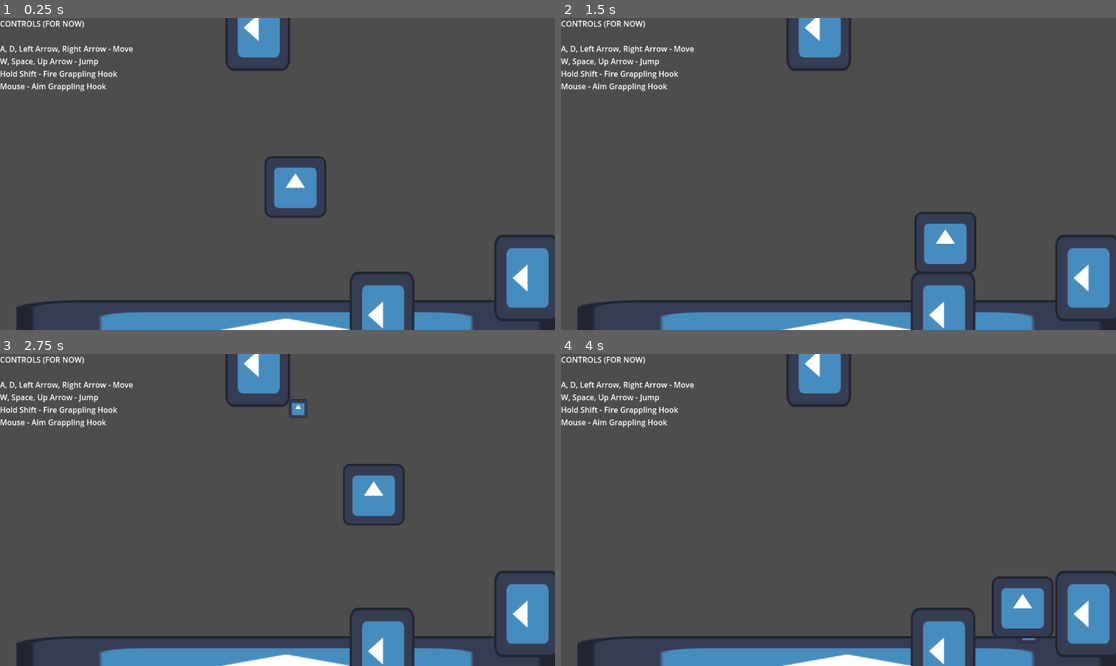
Above: before the commit, frames 1-4 (two rows, left to right).
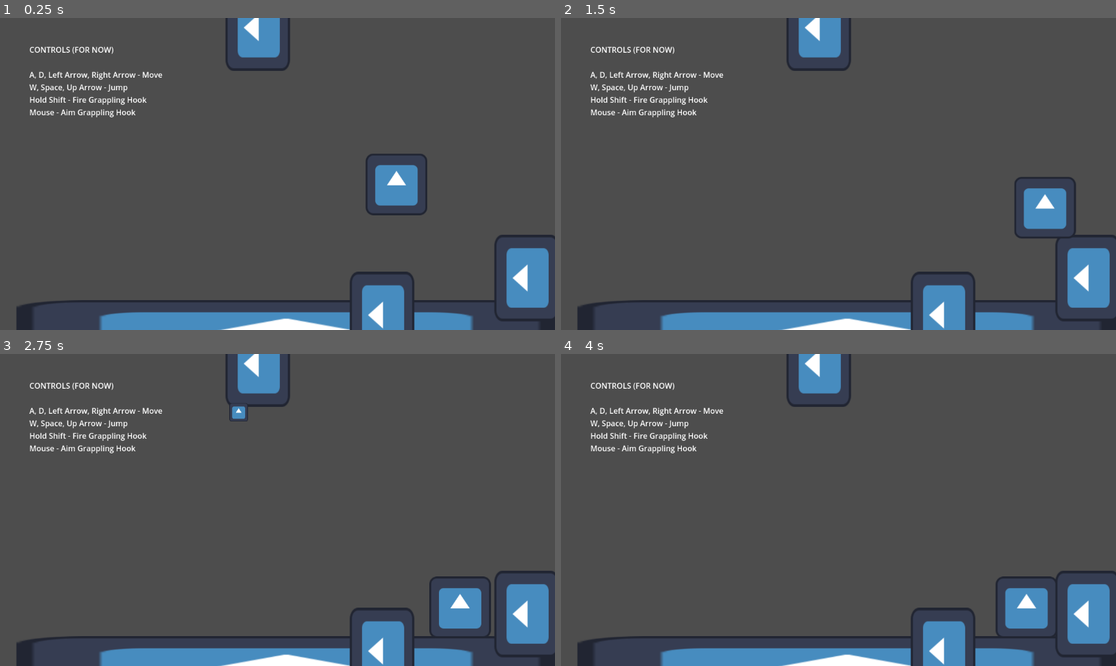
Above: after the commit, the same moments.

Repository: matthewchen146/cmpm-172-grappling-platformer
Game: Godot game, scene res://misc/test_scene.tscn
Two runs of this game, one before a commit and one after it. Both use one fixed random seed, a clock stepped at 60 frames per second and the inputs below. The engine's default icon, where the game draws it, is replaced by a stand-in: a white triangle on a blue panel in a dark square.
Inputs (mouse positions are in pixels of both pictures, inside the frame that each line leads up to):
- Up to frame 1 (0.25 s): no input
- Up to frame 2 (1.5 s): move the mouse to (960, 158) at 0.52 s; hold Shift (fire_grapple) 0.53-1.28 s; hold Right (move_right) from 0.53 s (still down); tap Space (jump) at 0.77 s; move the mouse to (727, 189) at 1.27 s; tap Shift (fire_grapple) at 1.35 s
- Up to frame 3 (2.75 s): tap Space (jump) at 1.52 s; move the mouse to (333, 441) at 2.02 s; release Right (move_right) at 2.03 s; hold Left (move_left) from 2.03 s (still down); hold Shift (fire_grapple) from 2.03 s (still down)
- Up to frame 4 (4 s): move the mouse to (810, 572) at 2.77 s; release Left (move_left) at 2.78 s; release Shift (fire_grapple) at 2.78 s; hold Right (move_right) from 2.78 s (still down); tap Shift (fire_grapple) at 2.85 s; tap Space (jump) at 3.02, 3.77 s; move the mouse to (1005, 556) at 3.52 s; hold Shift (fire_grapple) from 3.53 s (still down)

The runs differ from the first frame. In frame 1, 4.3% of the frame differs, in the area x 0-77%, y 0-65%; in frame 2, 4.2%; in frame 3, 4.5%, in the area x 0-89%, y 0-91%; in frame 4, 2.2%.

Commit message:
testing of some grappling

Diff:
--- a/misc/test_scene.tscn
+++ b/misc/test_scene.tscn
@@ -88,7 +88,7 @@
 target_offset = Vector2(0, -100)
 
 [node name="Player" parent="." groups=["Presser"] instance=ExtResource("1_rrs63")]
-position = Vector2(37, -2)
+position = Vector2(247, -7)
 
 [node name="Block" parent="." instance=ExtResource("2_2cl3d")]
 position = Vector2(18, 329)
@@ -143,8 +143,10 @@
 grow_vertical = 2
 
 [node name="Label" type="Label" parent="CanvasLayer"]
-offset_right = 40.0
-offset_bottom = 23.0
+offset_left = 61.0
+offset_top = 54.0
+offset_right = 338.0
+offset_bottom = 210.0
 text = "CONTROLS (FOR NOW)
 
 A, D, Left Arrow, Right Arrow - Move
--- a/scenes/player/player.gd
+++ b/scenes/player/player.gd
@@ -9,6 +9,10 @@
 var is_firing_grapple := false
 
 var is_grappled := false
+
+var oldPosition : Vector2
+
+var grapplelength: float
 
 var current_grappling_hook : Node2D = null
 
@@ -43,6 +47,7 @@
 			hook.attached.connect(
 				func(body : PhysicsBody2D):
 					is_grappled = true
+					grapplelength = (position - hook.position).length()
 			)
 
 			hook.fire(position, direction)
@@ -62,11 +67,17 @@
 			is_grappled = false
 
 	if is_grappled:
-
-		var direction := (current_grappling_hook.position - position).normalized()
-		velocity = direction * grapple_pull_speed
+		position += gravity * delta
+		var vectorToHook := (current_grappling_hook.position - position)
+		if vectorToHook.length() > grapplelength :
+			var difference = vectorToHook.length() - grapplelength
+			position += vectorToHook.normalized() * difference
+		velocity += (oldPosition - position)
+		oldPosition = position
+		#velocity.y += gravity.y * delta
 
 	else:
+		oldPosition = position
 		velocity.x = movement.x * move_speed
 
 		if not is_on_floor():
